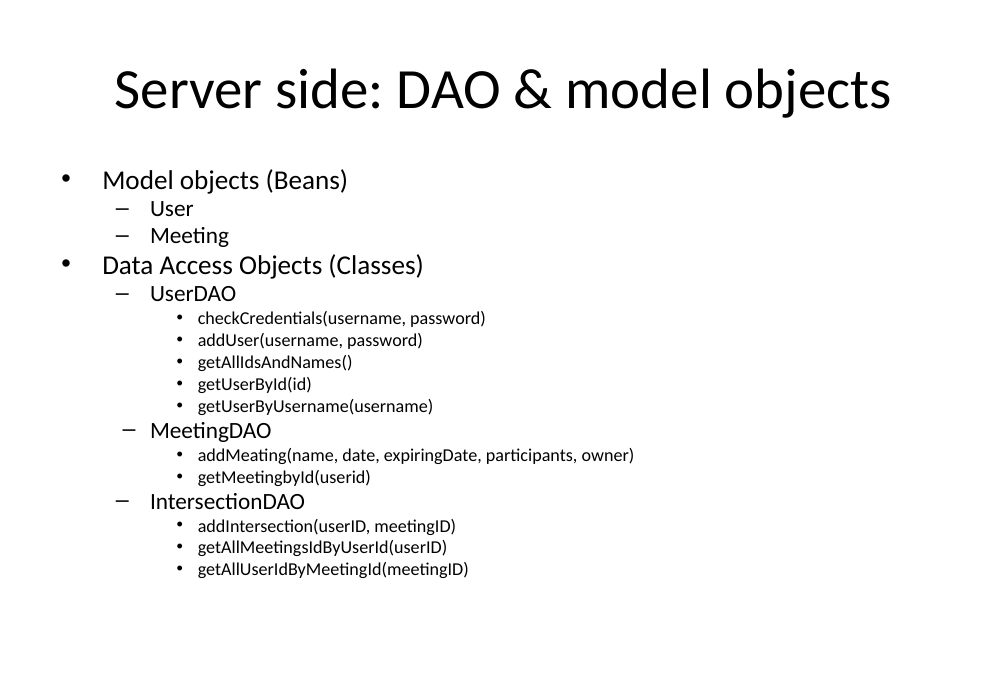
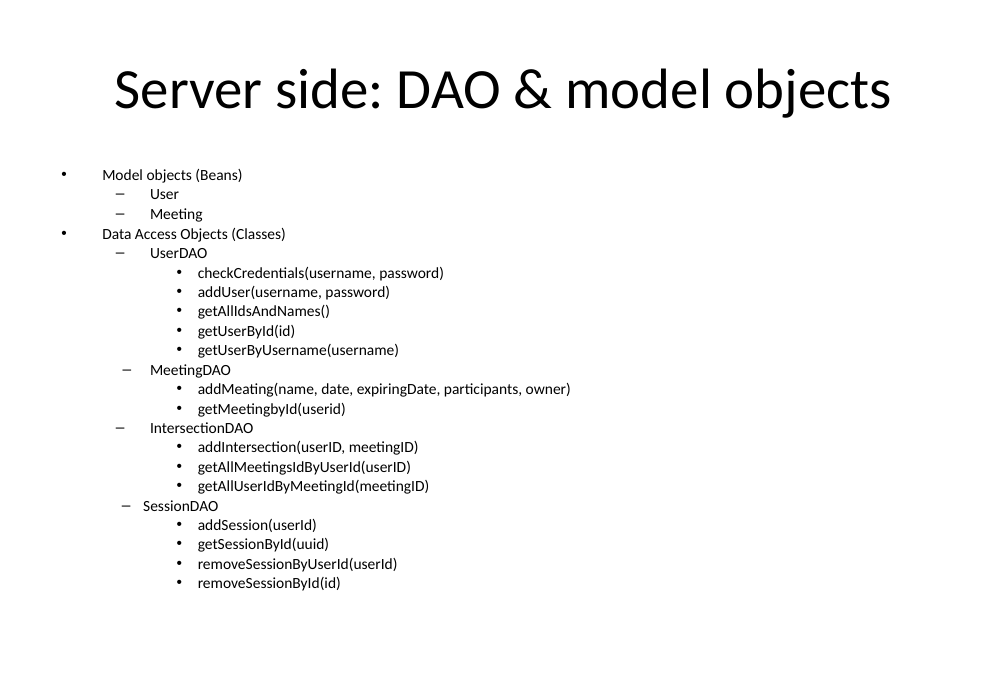
Before and after one commit to Buba98/OnlineMeetings, a slide deck: slide 10 of Meetings management.pptx. Drawn at 1008x698 pixels with LibreOffice and Linux fonts; fonts in the diff are those of the drawing. Boxes give left, top, right and bottom in pixels: in the first picture for what was removed or moved away, otherwise in the second. Text is boxed around its words. In the diff, an @@ line names an element or a change of style, - is before the commit and + after.

Commit message:
PPTX update

```diff
--- a/Meetings management.pptx
+++ b/Meetings management.pptx
@@ text at (x1=102, y1=169, x2=571, y2=494): size 21 to 12 pt in "Model objects (Beans)", "Data Access Objects (Classes)"; size 18 to 12 pt in "User", "Meeting", "UserDAO", "MeetingDAO" and 1 more places; size 14 to 12 pt in "checkCredentials(username, password)", "addUser(username, password)", "getAllIdsAndNames()", "getUserById(id)" and 6 more places @@
@@ text at (x1=143, y1=500, x2=398, y2=591): paragraphs added @@
+  – SessionDAO
+    • addSession(userId)
+    • getSessionById(uuid)
+    • removeSessionByUserId(userId)
+    • removeSessionById(id)
```
Also in this commit, not shown: 1 other slide changed.
